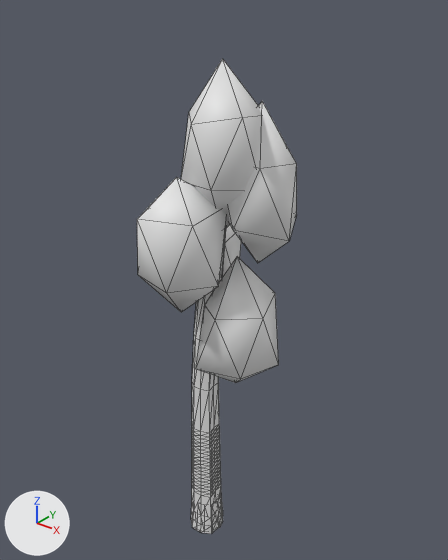
Before and after pictures for a commit that changed the glTF model models/birch.glb.
Both versions are drawn from a camera (50 mm lens) standing at (3.56, -4.13, 5.83) and looking at (0.11, 0.18, 3.16). Every picture has the same lights, and +X, +Y and +Z are marked at lower left. The first picture is the older version. Mesh edges are drawn as thin lines. Vertices at exactly the same position are counted once.

In view in the first picture: 'Body_Canopy0', 'Body_Canopy1', 'Body_Canopy2', 'Body_Canopy3', 'Body_Canopy4', 'Body_Trunk' and 1 more.
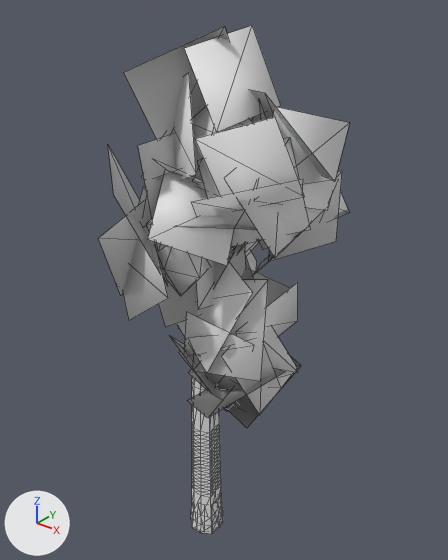
What the commit changed:
me_body_canopy0 is used by ob_body_canopy0; location (0.43, -0.03, 2.8); rotation (0.0, 0.0, 1.079), in degrees (0, 0, 62).
me_body_canopy0 had 12 vertices, 20 faces and spanned x -0.425..0.407, y -0.365..0.414, z -0.609..0.776.
me_body_canopy0 now has 60 vertices, 44 faces and spans x -0.829..0.64, y -0.654..0.766, z -0.929..0.927.
me_body_canopy0 part 1: the whole mesh is rebuilt.
me_body_canopy1 is used by ob_body_canopy1; location (-0.18, 0.28, 3.3); rotation (0.0, 0.0, -1.595), in degrees (0, 0, -91).
me_body_canopy1 had 12 vertices, 20 faces and spanned x -0.365..0.339, y -0.423..0.314, z -0.55..0.618.
me_body_canopy1 now has 52 vertices, 40 faces and spans x -0.766..0.674, y -0.572..0.78, z -0.951..0.813.
me_body_canopy1 part 2: the whole mesh is rebuilt.
me_body_canopy2 is used by ob_body_canopy2; location (0.1, -0.44, 3.75); rotation (0.0, 0.0, 0.769), in degrees (0, 0, 44).
me_body_canopy2 had 12 vertices, 20 faces and spanned x -0.374..0.432, y -0.368..0.381, z -0.691..0.595.
me_body_canopy2 now has 56 vertices, 42 faces and spans x -0.7..0.681, y -0.642..0.816, z -0.85..0.774.
me_body_canopy2 part 3: the whole mesh is rebuilt.
me_body_canopy3 is used by ob_body_canopy3; location (0.56, 0.12, 4.2); rotation (0.0, 0.0, 1.553), in degrees (0, 0, 89).
me_body_canopy3 had 12 vertices, 20 faces and spanned x -0.361..0.381, y -0.417..0.331, z -0.714..0.74.
me_body_canopy3 now has 56 vertices, 42 faces and spans x -0.534..0.74, y -0.556..0.773, z -0.792..0.882.
me_body_canopy3 part 4: the whole mesh is rebuilt.
me_body_canopy4 is used by ob_body_canopy4; location (0.32, -0.1, 4.55); rotation (0.0, 0.0, -1.797), in degrees (0, 0, -103).
me_body_canopy4 had 12 vertices, 20 faces and spanned x -0.398..0.315, y -0.385..0.42, z -0.744..0.717.
me_body_canopy4 now has 56 vertices, 42 faces and spans x -0.599..0.7, y -0.719..0.782, z -0.853..0.959.
me_body_canopy4 part 5: the whole mesh is rebuilt.
Object 'Body_Canopy0' (ob_body_canopy0) turns from (0, 0, 62) to (0, 0, 99) degrees about x, y and z.
Object 'Body_Canopy2' (ob_body_canopy2) turns from (0, 0, 44) to (0, 0, 24) degrees about x, y and z.
Object 'Body_Canopy3' (ob_body_canopy3) turns from (0, 0, 89) to (0, 0, -65) degrees about x, y and z.
Object 'Body_Canopy4' (ob_body_canopy4) turns from (0, 0, -103) to (0, 0, 146) degrees about x, y and z.

Boxes [x1, y1, x2, y2] around the edits, measured in the pictures (448 x 560 px):
'Body_Canopy4', reshaped, turned: before [181, 59, 263, 229]; after [124, 26, 281, 251]
'Body_Canopy3', reshaped, turned: before [228, 101, 297, 263]; after [191, 89, 349, 276]
'Body_Canopy2', reshaped, turned: before [137, 177, 227, 312]; after [98, 145, 254, 327]
'Body_Canopy0', reshaped, turned: before [196, 257, 279, 383]; after [169, 262, 301, 428]
'Body_Canopy1', reshaped: before [222, 225, 241, 278]; after [242, 241, 259, 271]
